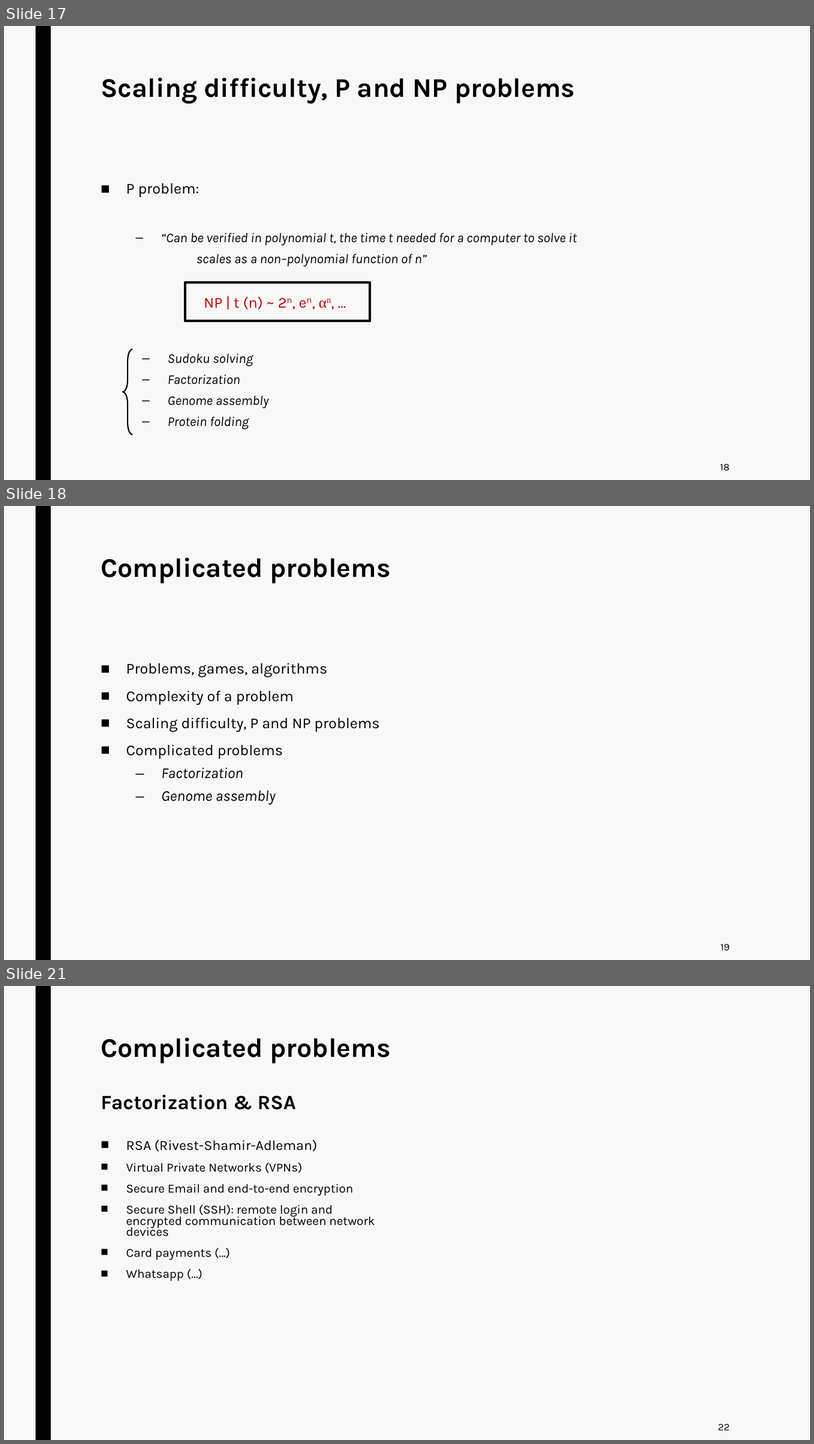
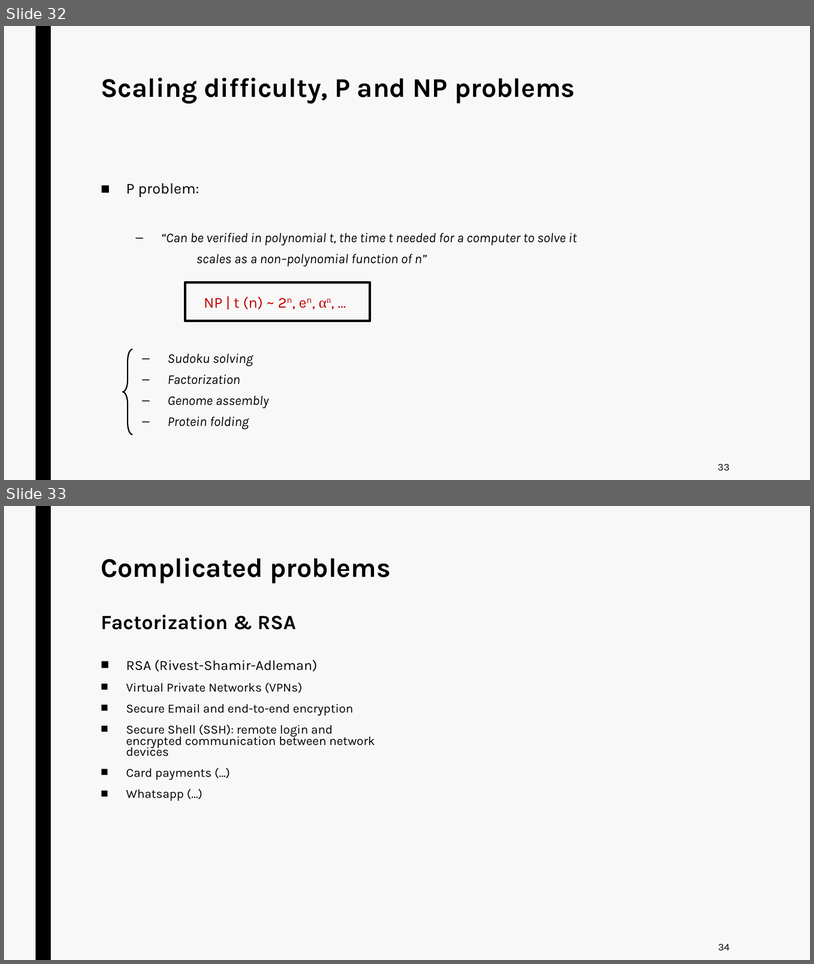
Before and after one commit to jurtasun/presentations, a slide deck: 202306_LMS_Complexity/230619_LMS_Complexity.ppt. Shown one above the other, each under a label of ours: slides 17, 18 and 21 before the commit, slides 32 and 33 after it; the slides between them are not shown. The pictures are 814x1444 and 814x964 pixels, drawn with LibreOffice and Linux fonts; fonts in the diff are those of the drawing. Boxes give left, top, right and bottom in pixels: in the first picture for what was removed or moved away, otherwise in the second. Text is boxed around its words. In the diff, an @@ line names an element or a change of style, - is before the commit and + after.

```diff
--- a/202306_LMS_Complexity/230619_LMS_Complexity.ppt
+++ b/202306_LMS_Complexity/230619_LMS_Complexity.ppt
@@ slide 18 removed at <box>4,506,810,960</box>, background #F8F8F8; not listed: 1 template element that a slide beside it also shows @@
@@ title removed at <box>101,558,390,583</box> @@
-Complicated problems
@@ text removed at <box>126,663,380,804</box> @@
-■ Problems, games, algorithms
-■ Complexity of a problem
-■ Scaling difficulty, P and NP problems
-■ Complicated problems
-  – Factorization
-  – Genome assembly
@@ page number removed at <box>721,943,730,950</box> @@
-19
@@ what was slide 17 is now slide 32 @@
@@ page number at <box>718,463,730,470</box>: text changed @@
-18
+33
@@ what was slide 21 is now slide 33 @@
@@ page number at <box>719,943,730,950</box>: text changed @@
-22
+34
```
Also in this commit, not shown: 7 slides changed, 5 other slides removed.
